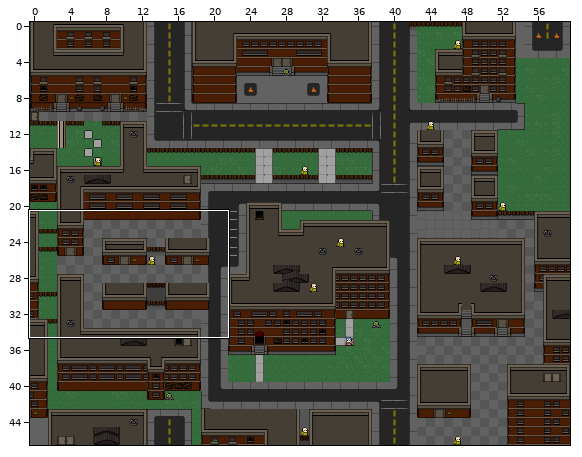
One commit to this Tiled map: assets/hospital.tmx. The picture above shows the old version from afar; the outline marks the close-up.
Close-up. Old version:
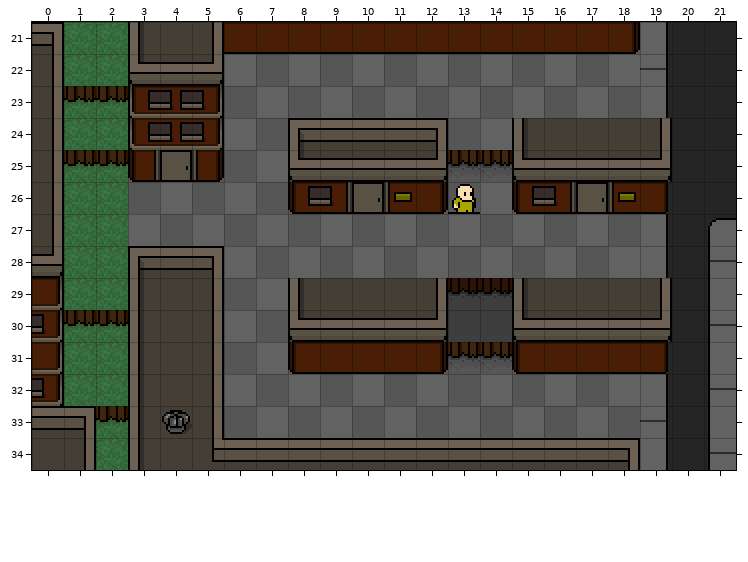
Cells are 16x16 px. Shown: x 0..21, y 21..34. The commit also changed other parts of the map, which this record leaves out.
After:
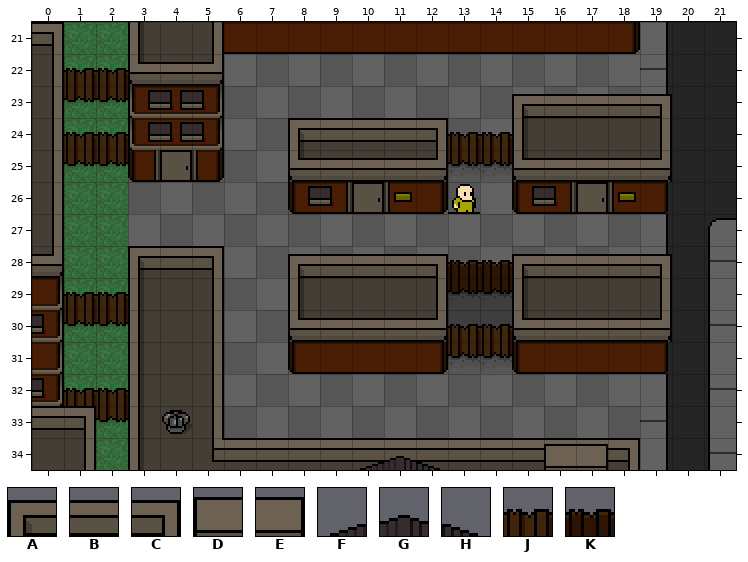
Key: from "ztown": A 3, B 4, C 5, D 7, E 8, F 9, G 10, H 11, J 157, K 158.
_ is an empty cell.
Tiles of an added or newly shown layer are drawn over the layers below it.
Diff:
Layer "fg" (now shown):
y 22: x 1..2 __ -> JJ
y 23: x 15..19 _____ -> ABBBC
y 24: x 1..2 __ -> JJ; x 13..14 __ -> JJ
y 28: x 8..19 ____________ -> ABBBCKKABBBC
y 29: x 1..2 __ -> JJ
y 30: x 13..14 __ -> JJ
y 32: x 1..2 __ -> JJ
y 34: x 10..12 ___ -> FGH; x 16..17 __ -> DE
